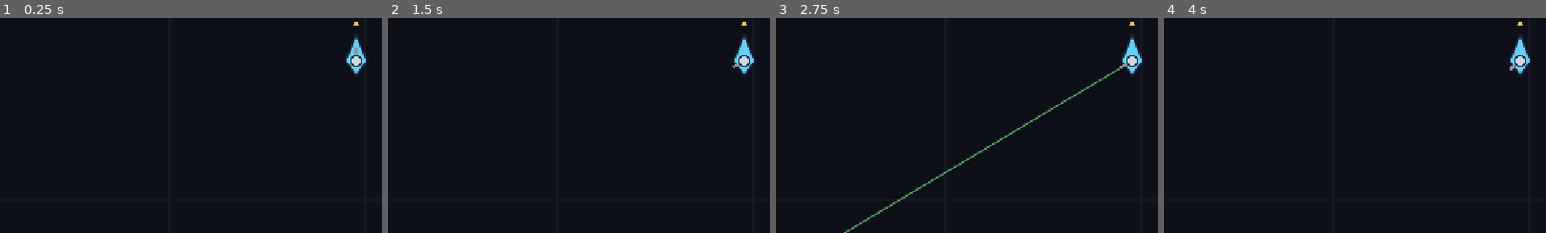
Above: before the commit, frames 1-4 (left to right).
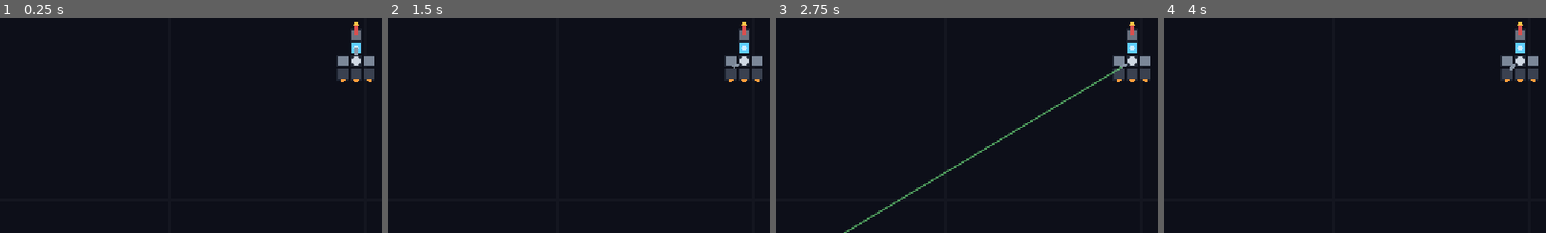
Above: after the commit, the same moments.

Repository: psyinf/seeker
Game: Godot game, scene res://scenes/main/main.tscn
Two runs of this game, one before a commit and one after it. Both use one fixed random seed, a clock stepped at 60 frames per second and the inputs below.
Inputs:
- Up to frame 1 (0.25 s): no input
- Up to frame 2 (1.5 s): click "Fire Control: None" at 0.5 s; click "Fire Control: Mk1" at 1.25 s
- Up to frame 3 (2.75 s): click "Fire Control: Mk2" at 2 s
- Up to frame 4 (4 s): click "Fire Control: Mk3" at 2.75 s; click "Align Thrust: On" at 3.5 s
The pictures show only the part of the screen within x 3-53%, y 40-90%; the shares and areas given below are measured in that part.

The runs differ from the first frame. In frame 1, 1.0% of the frame differs, in the area x 88-98%, y 3-30%; in frame 2, 1.0%; in frame 3, 1.0%; in frame 4, 1.0%.

Commit message:
feat(ship): segmented ship design data model + renderer
Add grid-based segmented ship design: ShipSegment (cell resource with kind/cell/facing) and ShipDesign (cell_size + segments, get_segment_at/bounds/create_default). SegmentedHull (@tool Node2D) draws a design as colored grid tiles with per-kind accents and replaces the diamond ShipHull as the stock ship visual. Data + rendering only; flight/combat wiring and the in-game editor follow in later PRs.

Diff:
--- /dev/null
+++ b/scenes/ship/segmented_hull.gd
@@ -0,0 +1,101 @@
+@tool
+class_name SegmentedHull
+extends Node2D
+## Draws a `ShipDesign` as grid cells: a colored square per segment plus a
+## kind-specific accent (thruster nozzle, weapon barrel, reactor/core glow). It
+## is the visual counterpart to `ShipHull` for segmented ships — pure rendering,
+## no flight logic. Forward is -Y, matching the ship. Redraws live in the editor
+## (@tool) and when its design changes.
+
+## The ship layout to draw. When unset, a stock design is drawn so there is
+## always something on screen.
+@export var design: ShipDesign:
+	set(value):
+		if design != null and design.changed.is_connected(queue_redraw):
+			design.changed.disconnect(queue_redraw)
+		design = value
+		if design != null and not design.changed.is_connected(queue_redraw):
+			design.changed.connect(queue_redraw)
+		queue_redraw()
+
+## Gap inset around each cell, in pixels, so segments read as distinct tiles.
+@export var cell_inset: float = 2.0:
+	set(value):
+		cell_inset = value
+		queue_redraw()
+
+## Outline color drawn around every cell.
+@export var outline_color: Color = Color("1d2330"):
+	set(value):
+		outline_color = value
+		queue_redraw()
+
+## Outline thickness, in pixels.
+@export var outline_width: float = 2.0:
+	set(value):
+		outline_width = value
+		queue_redraw()
+
+var _fallback: ShipDesign
+
+
+func _draw() -> void:
+	var d := design
+	if d == null:
+		if _fallback == null:
+			_fallback = ShipDesign.create_default()
+		d = _fallback
+	for segment in d.segments:
+		if segment != null:
+			_draw_segment(segment, d.cell_size)
+
+
+func _draw_segment(segment: ShipSegment, cell_size: float) -> void:
+	var center := Vector2(segment.cell) * cell_size
+	var half := cell_size * 0.5 - cell_inset
+	var color := _color_for(segment.kind)
+	var rect := Rect2(center - Vector2(half, half), Vector2(half, half) * 2.0)
+	draw_rect(rect, color, true)
+	draw_rect(rect, outline_color, false, outline_width)
+	match segment.kind:
+		ShipSegment.Kind.THRUSTER:
+			_draw_nozzle(center, segment.facing_dir(), half)
+		ShipSegment.Kind.WEAPON:
+			_draw_barrel(center, segment.facing_dir(), half)
+		ShipSegment.Kind.REACTOR:
+			draw_circle(center, half * 0.5, Color("8dff9b"))
+		ShipSegment.Kind.CORE:
+			draw_circle(center, half * 0.45, Color("cdefff"))
+		_:
+			pass
+
+
+## A flared nozzle sticking out of the cell's exhaust (facing) side.
+func _draw_nozzle(center: Vector2, dir: Vector2, half: float) -> void:
+	var side := Vector2(-dir.y, dir.x)
+	var base := center + dir * half
+	var points := PackedVector2Array([
+		base + side * half * 0.6,
+		base - side * half * 0.6,
+		base + dir * half * 0.7,
+	])
+	draw_colored_polygon(points, Color("ff9d3c"))
+
+
+## A stubby barrel poking out of the cell's facing side.
+func _draw_barrel(center: Vector2, dir: Vector2, half: float) -> void:
+	draw_line(center, center + dir * (half + half * 0.7), Color("d94f4f"), half * 0.45)
+
+
+func _color_for(kind: ShipSegment.Kind) -> Color:
+	match kind:
+		ShipSegment.Kind.CORE:
+			return Color("5fd0ff")
+		ShipSegment.Kind.THRUSTER:
+			return Color("3a4150")
+		ShipSegment.Kind.WEAPON:
+			return Color("6b7280")
+		ShipSegment.Kind.REACTOR:
+			return Color("2f7d55")
+		_:
+			return Color("7b8798")
--- a/scenes/ship/ship.tscn
+++ b/scenes/ship/ship.tscn
@@ -1,7 +1,7 @@
 [gd_scene load_steps=6 format=3]
 
 [ext_resource type="Script" path="res://scenes/ship/ship.gd" id="1_ship"]
-[ext_resource type="PackedScene" path="res://scenes/ship/ship_hull.tscn" id="2_hull"]
+[ext_resource type="Script" path="res://scenes/ship/segmented_hull.gd" id="2_hull"]
 [ext_resource type="Script" path="res://scenes/ship/ship_thrusters.gd" id="3_thrusters"]
 [ext_resource type="PackedScene" path="res://scenes/ship/ship_turret.tscn" id="4_turret"]
 [ext_resource type="Script" path="res://scenes/ship/fire_control.gd" id="5_firectl"]
@@ -12,7 +12,8 @@
 [node name="ShipThrusters" type="Node2D" parent="."]
 script = ExtResource("3_thrusters")
 
-[node name="ShipHull" parent="." instance=ExtResource("2_hull")]
+[node name="SegmentedHull" type="Node2D" parent="."]
+script = ExtResource("2_hull")
 
 [node name="ShipTurret" parent="." instance=ExtResource("4_turret")]
 
--- /dev/null
+++ b/scenes/ship/ship_design.gd
@@ -0,0 +1,64 @@
+@tool
+class_name ShipDesign
+extends Resource
+## A segmented ship as grid-placed cells. Owns the list of `ShipSegment`s and the
+## `cell_size` that maps grid coordinates to pixels; it is the save/load unit for
+## a ship layout (author as a `.tres`, or build one in code). Rendering and, later,
+## the flight model and the in-game editor all operate on this one resource.
+
+## Pixels per grid cell (both axes).
+@export var cell_size: float = 22.0:
+	set(value):
+		cell_size = value
+		emit_changed()
+
+## The cells that make up the ship.
+@export var segments: Array[ShipSegment] = []:
+	set(value):
+		segments = value
+		emit_changed()
+
+
+## The segment occupying `cell`, or null if that cell is empty.
+func get_segment_at(cell: Vector2i) -> ShipSegment:
+	for segment in segments:
+		if segment != null and segment.cell == cell:
+			return segment
+	return null
+
+
+## Inclusive grid bounds covering every cell; a zero-size rect when empty.
+func bounds() -> Rect2i:
+	if segments.is_empty():
+		return Rect2i()
+	var rect := Rect2i(segments[0].cell, Vector2i.ZERO)
+	for segment in segments:
+		if segment != null:
+			rect = rect.expand(segment.cell)
+	return rect
+
+
+## A stock starter ship: a nose gun, a cockpit core, a reactor with hull wings,
+## and a three-nozzle tail. Used when no design is assigned so there is always
+## something to draw. Forward is -Y, so smaller Y is toward the nose.
+static func create_default() -> ShipDesign:
+	var design := ShipDesign.new()
+	design.segments = [
+		_seg(ShipSegment.Kind.WEAPON, Vector2i(0, -2), ShipSegment.Facing.UP),
+		_seg(ShipSegment.Kind.CORE, Vector2i(0, -1)),
+		_seg(ShipSegment.Kind.HULL, Vector2i(-1, 0)),
+		_seg(ShipSegment.Kind.REACTOR, Vector2i(0, 0)),
+		_seg(ShipSegment.Kind.HULL, Vector2i(1, 0)),
+		_seg(ShipSegment.Kind.THRUSTER, Vector2i(-1, 1), ShipSegment.Facing.DOWN),
+		_seg(ShipSegment.Kind.THRUSTER, Vector2i(0, 1), ShipSegment.Facing.DOWN),
+		_seg(ShipSegment.Kind.THRUSTER, Vector2i(1, 1), ShipSegment.Facing.DOWN),
+	]
+	return design
+
+
+static func _seg(kind: ShipSegment.Kind, cell: Vector2i, facing := ShipSegment.Facing.UP) -> ShipSegment:
+	var segment := ShipSegment.new()
+	segment.kind = kind
+	segment.cell = cell
+	segment.facing = facing
+	return segment
--- /dev/null
+++ b/scenes/ship/ship_segment.gd
@@ -0,0 +1,45 @@
+@tool
+class_name ShipSegment
+extends Resource
+## One cell of a segmented ship on the build grid. Pure data: a `kind`, its grid
+## `cell` (integer coordinates, +X right, +Y aft since the ship's forward is -Y),
+## and a `facing` for directional parts (thruster exhaust / weapon barrel). The
+## renderer and, later, the flight model read this; the segment draws nothing
+## itself. New part kinds get an entry in `Kind` (and the systems that care).
+
+## The part a cell represents. CORE/HULL are structural; the rest are functional.
+enum Kind { CORE, HULL, THRUSTER, WEAPON, REACTOR }
+
+## Which way a directional part points. UP is -Y — the ship's forward.
+enum Facing { UP, RIGHT, DOWN, LEFT }
+
+## What this cell is.
+@export var kind: Kind = Kind.HULL:
+	set(value):
+		kind = value
+		emit_changed()
+
+## Integer grid coordinate of the cell (+X right, +Y aft).
+@export var cell: Vector2i = Vector2i.ZERO:
+	set(value):
+		cell = value
+		emit_changed()
+
+## Orientation for directional kinds (thruster exhaust side, weapon barrel side).
+@export var facing: Facing = Facing.UP:
+	set(value):
+		facing = value
+		emit_changed()
+
+
+## Unit vector the `facing` points along, in local space (UP = -Y = forward).
+func facing_dir() -> Vector2:
+	match facing:
+		Facing.RIGHT:
+			return Vector2.RIGHT
+		Facing.DOWN:
+			return Vector2.DOWN
+		Facing.LEFT:
+			return Vector2.LEFT
+		_:
+			return Vector2.UP
Not shown, added: scenes/ship/segmented_hull.gd.uid
Not shown, added: scenes/ship/ship_design.gd.uid
Not shown, added: scenes/ship/ship_segment.gd.uid
Not shown, changed: docs/architecture.md
Not shown, changed: docs/devlog.md
